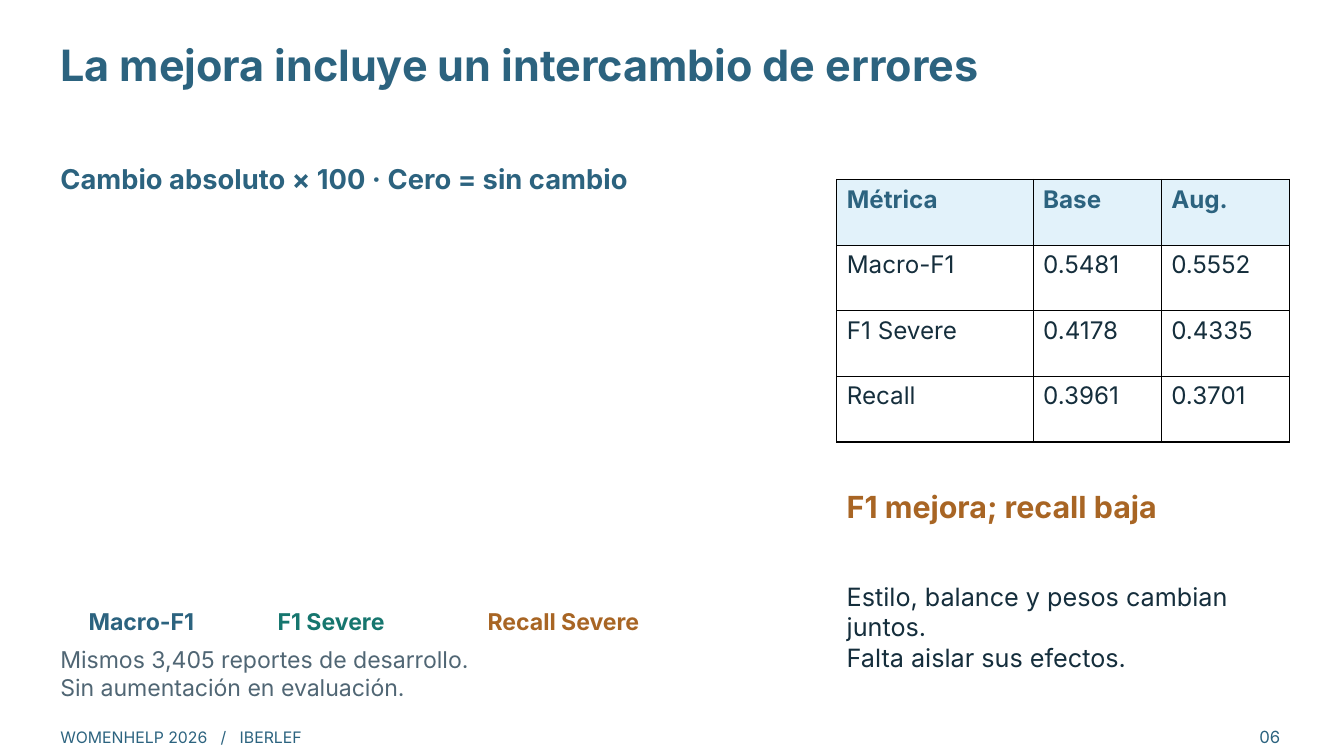
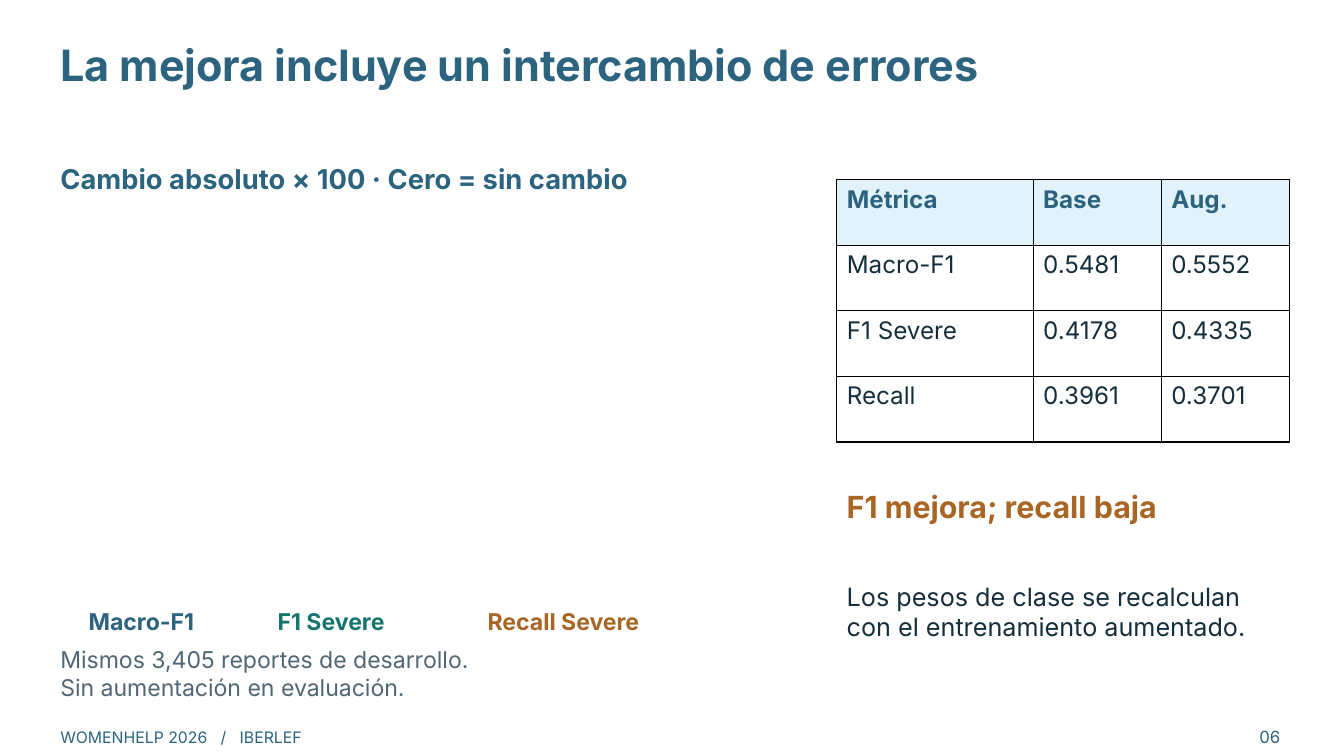
Before and after one commit to mariron42/clasificador_violencia, a slide deck: slide 6 of presentation/WomenHelp_charla_es.pptx. Drawn at 1344x756 pixels with LibreOffice and Linux fonts; fonts in the diff are those of the drawing. Boxes give left, top, right and bottom in pixels: in the first picture for what was removed or moved away, otherwise in the second. Text is boxed around its words. In the diff, an @@ line names an element or a change of style, - is before the commit and + after.

```diff
--- a/presentation/WomenHelp_charla_es.pptx
+++ b/presentation/WomenHelp_charla_es.pptx
@@ text at (847, 587, 1245, 637): text changed @@
-Estilo, balance y pesos cambian juntos.
-Falta aislar sus efectos.
+Los pesos de clase se recalculan
+con el entrenamiento aumentado.
```
Also in this commit, not shown: 4 other slides changed, 7 other files.
